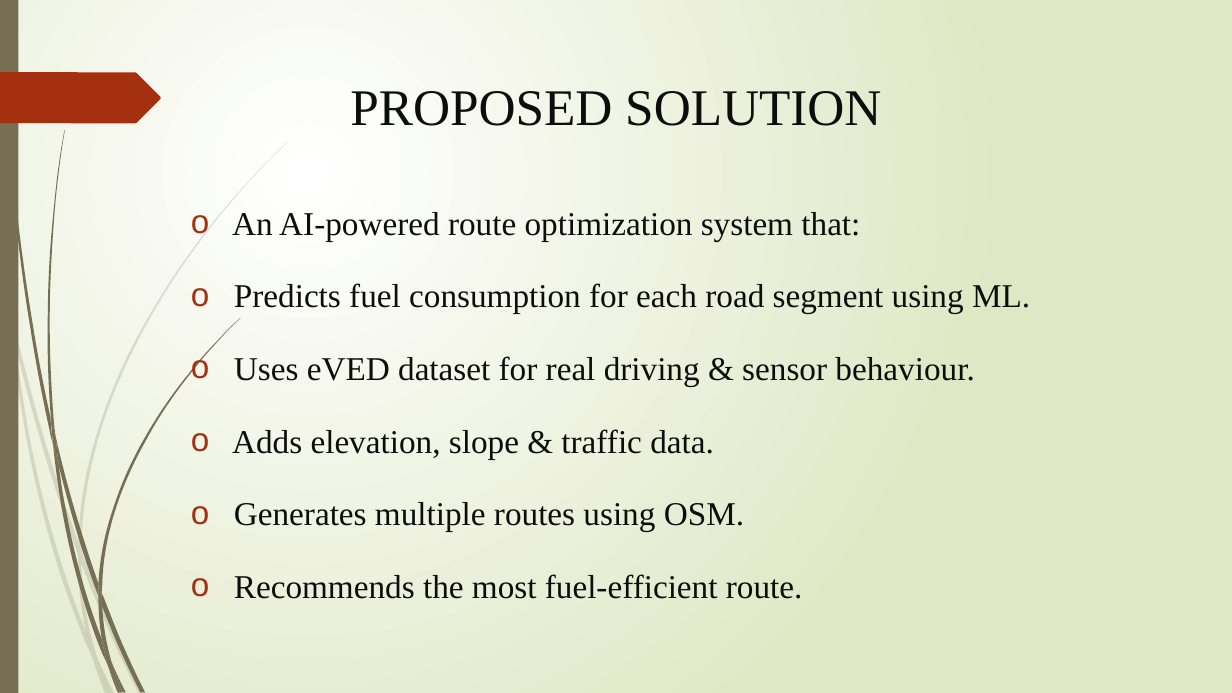
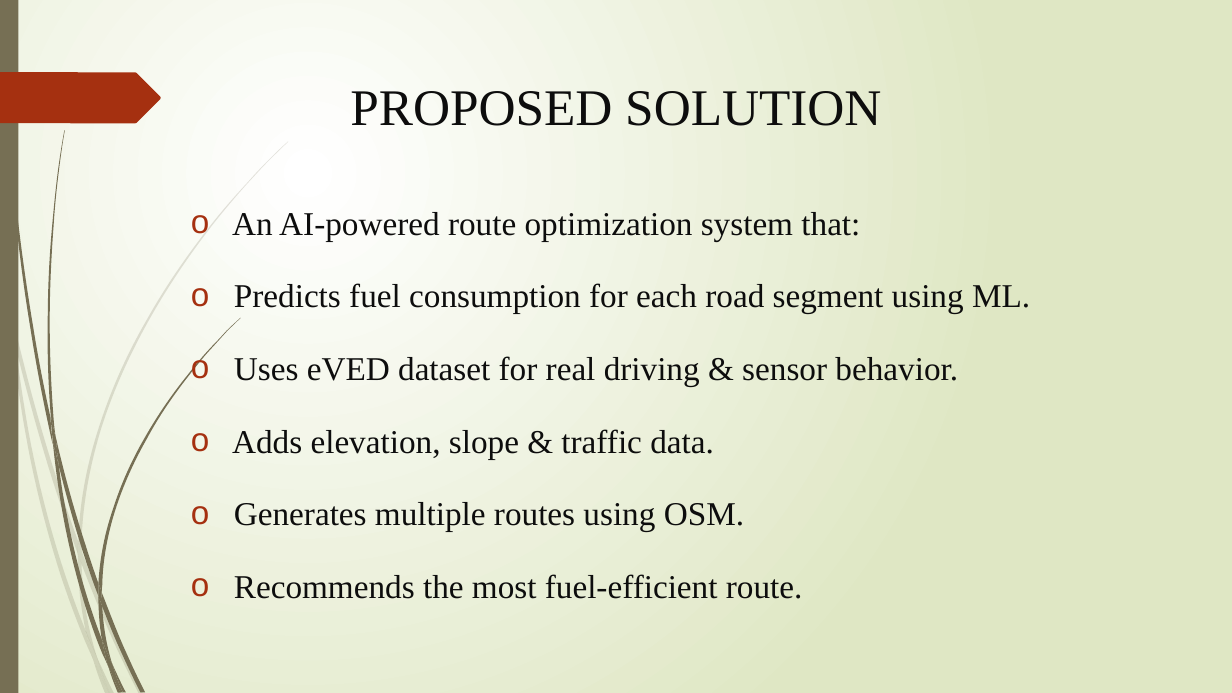
Before and after one commit to Ankit-Pramanick/Fuel_optimization, a slide deck: slide 5 of Project Report.pptx. Drawn at 1232x693 pixels with LibreOffice and Linux fonts; fonts in the diff are those of the drawing. Boxes give left, top, right and bottom in pixels: in the first picture for what was removed or moved away, otherwise in the second. Text is boxed around its words. In the diff, an @@ line names an element or a change of style, - is before the commit and + after.

```diff
--- a/Project Report.pptx
+++ b/Project Report.pptx
@@ text at (x1=234, y1=356, x2=958, y2=387): text changed @@
-o Uses eVED dataset for real driving & sensor behaviour.
+o Uses eVED dataset for real driving & sensor behavior.
```
Also in this commit, not shown: 5 other slides changed, 5 slides added, 1 slide removed.
